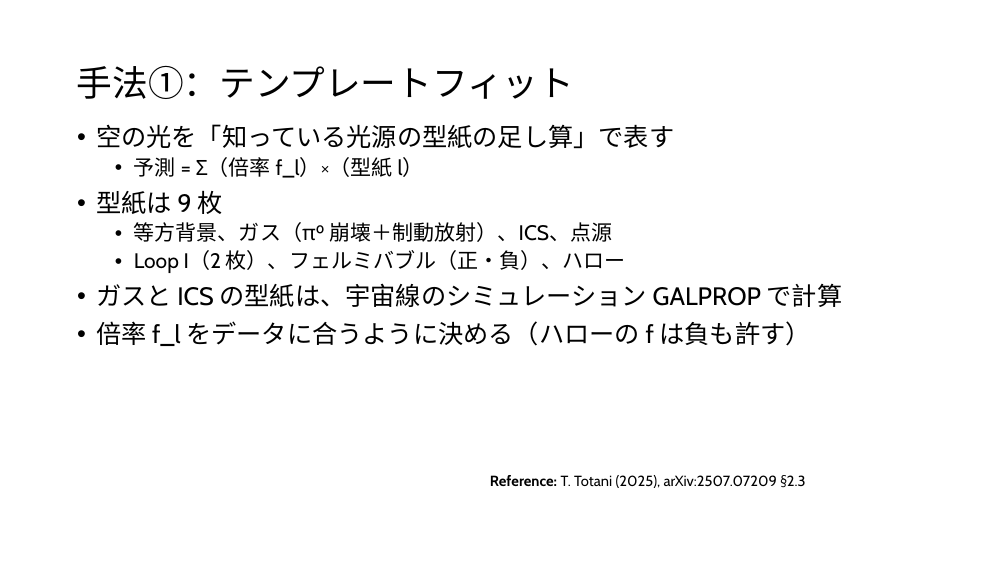
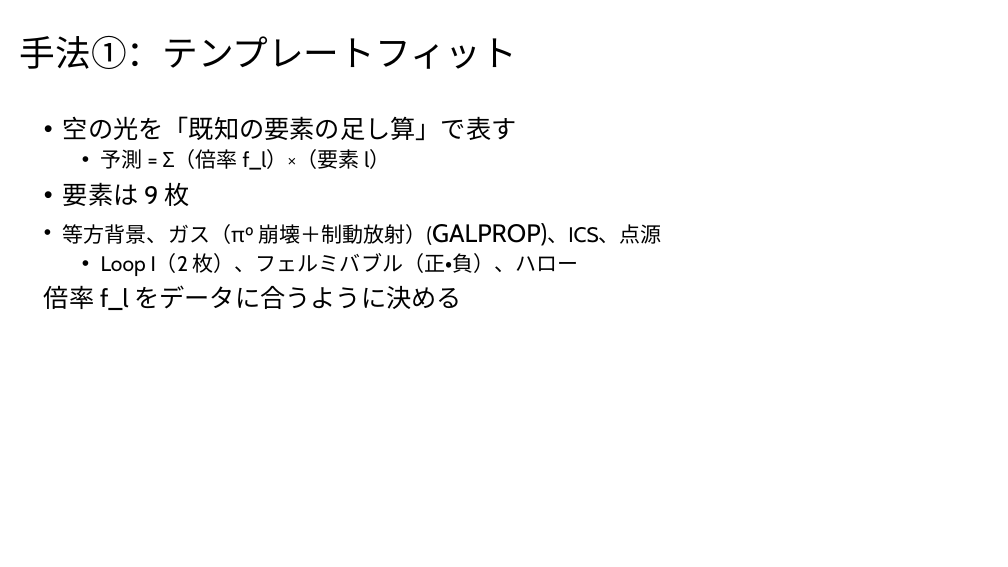
Before and after one commit to Mikann20041029/darkmatter-slides, a slide deck: slide 4 of slides/2026-10-02_研究進捗報告.pptx. Drawn at 1008x567 pixels with LibreOffice and Linux fonts; fonts in the diff are those of the drawing. Boxes give left, top, right and bottom in pixels: in the first picture for what was removed or moved away, otherwise in the second. Text is boxed around its words. In the diff, an @@ line names an element or a change of style, - is before the commit and + after.

```diff
--- a/slides/2026-10-02_研究進捗報告.pptx
+++ b/slides/2026-10-02_研究進捗報告.pptx
@@ title "手法①：テンプレートフィット": place and size @@
-title "手法①：テンプレートフィット" at (77, 66, 574, 99)
+title "手法①：テンプレートフィット" at (20, 36, 517, 69)
@@ text "空の光を「既知の要素の足し算」で表す": place and size @@
-text "空の光を「既知の要素の足し算」で表す" at (96, 124, 843, 346)
+text "空の光を「既知の要素の足し算」で表す" at (44, 116, 662, 310)
@@ text at (63, 116, 662, 246): text changed @@
-• 空の光を「知っている光源の型紙の足し算」で表す
-  • 予測 = Σ（倍率 f_l）×（型紙 l）
-• 型紙は 9 枚
-  • 等方背景、ガス（π⁰ 崩壊＋制動放射）、ICS、点源
+• 空の光を「既知の要素の足し算」で表す
+  • 予測 = Σ（倍率 f_l）×（要素 l）
+• 要素は 9 枚
+• 等方背景、ガス（π⁰ 崩壊＋制動放射）(GALPROP)、ICS、点源
@@ text at (44, 285, 462, 310): text changed @@
-• ガスと ICS の型紙は、宇宙線のシミュレーション GALPROP で計算
-• 倍率 f_l をデータに合うように決める（ハローの f は負も許す）
+倍率 f_l をデータに合うように決める
@@ text removed at (490, 475, 805, 488) @@
-Reference: T. Totani (2025), arXiv:2507.07209 §2.3
```
Also in this commit, not shown: 3 other slides changed.
